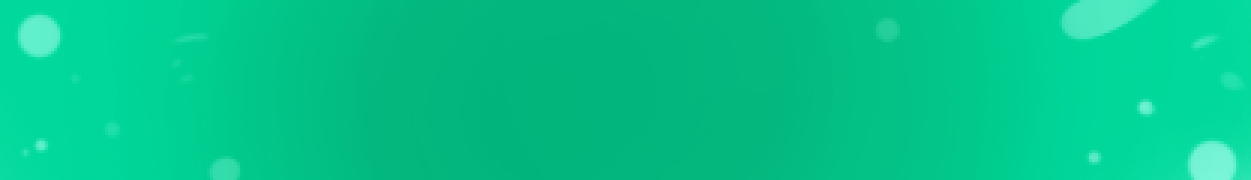
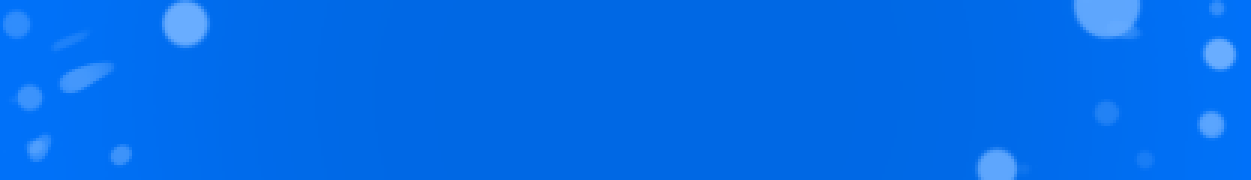
Layer changes from the first (1251, 180) image to the second:
added layer "Capa 4" above "Capa 3" over (0, 0, 1251, 180)
hid "VERDE" over (0, 0, 1251, 180)
